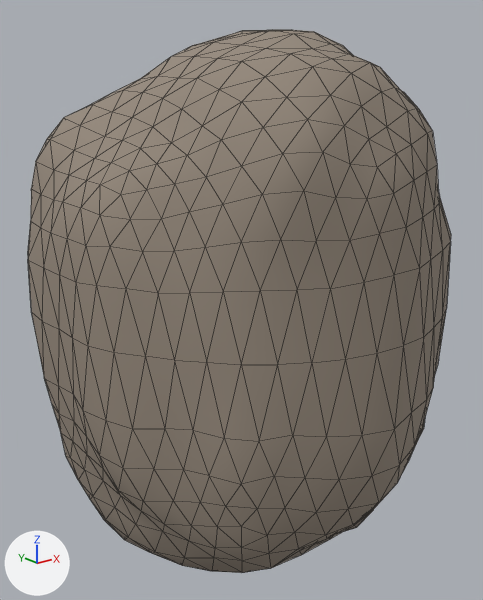
One commit to the Blender file assets/source/blender/rock_c.blend: the scene before it, then after it.
Camera for both pictures: a camera (50 mm lens) standing at (-2.02, -2.52, 0.3) and looking at (0.0, 0.01, -0.71). Arrows for +X, +Y and +Z are at lower left; the lights stay in place. The first picture is the older version. Mesh edges are drawn as thin lines.

The first picture shows 'Rock'.
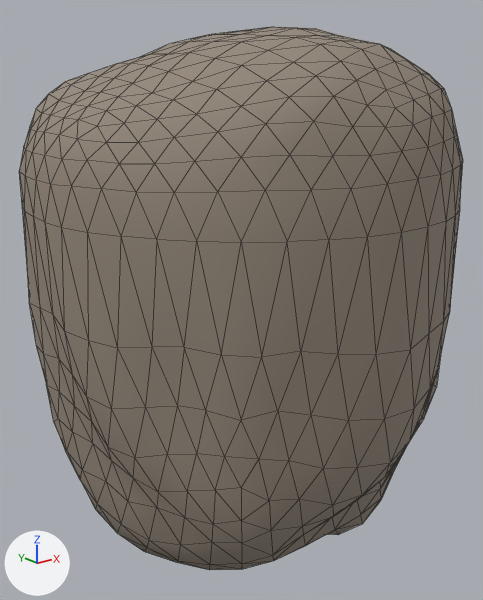
Edits to the scene script, one JSON object a line:
```json
{"block": "me_rock_mesh", "where": "# used by ob_rock; location = (0.0, 0.0, 0.0)"}
{"op": "remove", "block": "me_rock_mesh", "code": "me_rock_mesh.from_pydata(...)  # 642 vertices, 1280 faces; spans x -0.92..0.96, y -0.95..0.96, z -2.0..0.58"}
{"op": "add", "block": "me_rock_mesh", "code": "me_rock_mesh.from_pydata(...)  # 642 vertices, 1280 faces; spans x -0.97..1.0, y -0.99..0.99, z -2.0..0.58"}
{"block": "me_rock_mesh", "change": "me_rock_mesh part 1: 641 of 642 vertices moved; they spanned x -0.92..0.96, y -0.95..0.96, z -2.0..0.58 and now span x -0.97..1.0, y -0.99..0.99, z -2.0..0.58; mean shift (0.0, 0.0, 0.22); largest move (0.6, 0.53, -0.71) -> (0.7, 0.62, -0.2)"}
```

Pixel boxes [x1, y1, x2, y2] of what changed, in the pictures (483 x 600 px):
```json
{"object": "Rock", "change": "reshaped", "before": [28, 30, 451, 573], "after": [19, 26, 463, 570]}
```
